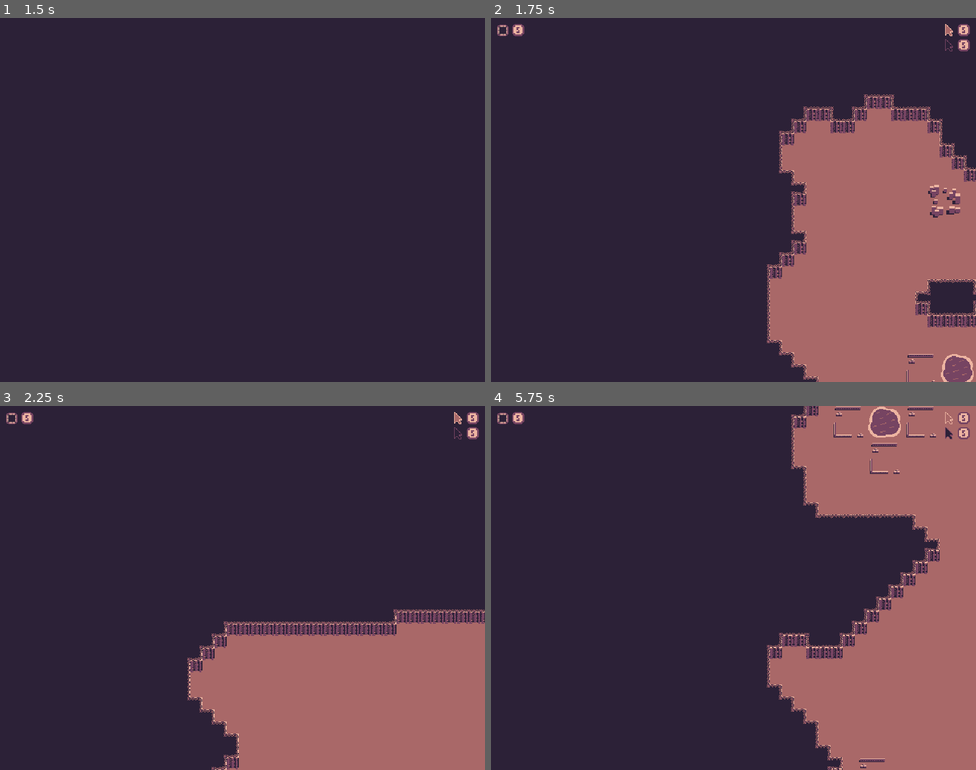
Above: before the commit, frames 1-4 (two rows, left to right).
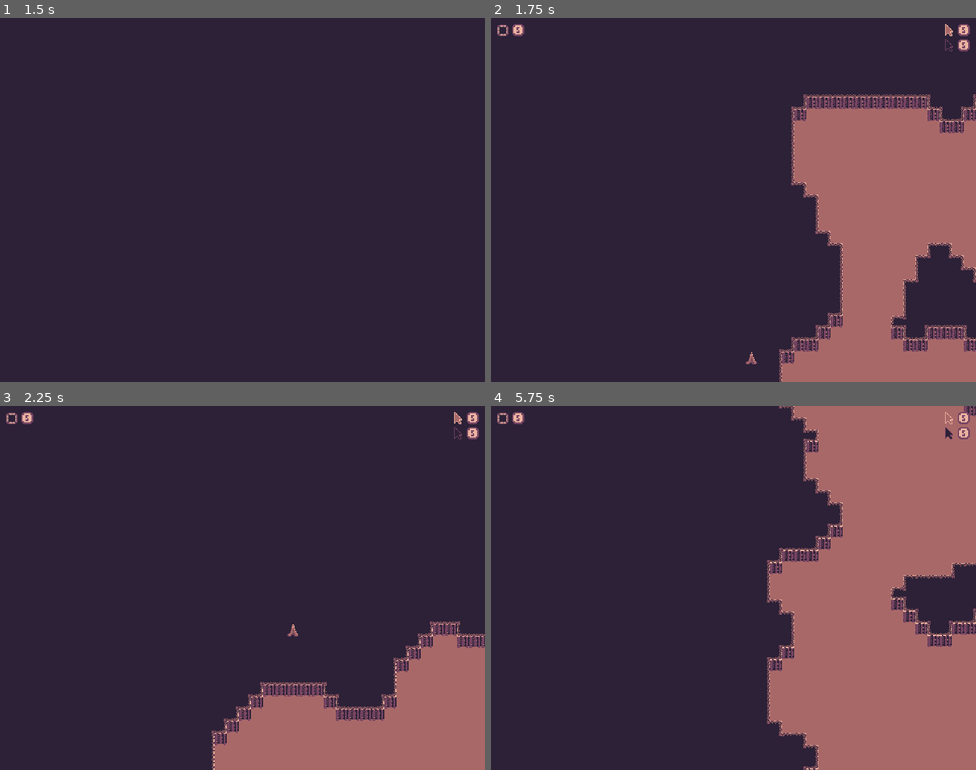
Above: after the commit, the same moments.

Repository: nikolawhallon/data-wars
Game: Godot game, scene res://scenes/app.tscn
Same seed, same stepped clock (60 frames per second), same inputs: the game is played once before the commit and once after it.
Inputs:
- Up to frame 1 (1.5 s): tap Enter at 0.5 s; hold Right (move_right) 0.53-1.28 s; tap B (building) at 0.6 s; tap L (leave) at 0.8, 1.35 s; tap Space at 1.25 s; hold Down (move_down) from 1.28 s (still down)
- Up to frame 2 (1.75 s): keep holding Down (move_down); tap S (single_player) at 1.55 s
- Up to frame 3 (2.25 s): release Down (move_down) at 2.03 s; hold Right (move_right) from 2.03 s (still down); tap S (single_player) at 2.1 s
- Up to frame 4 (5.75 s): tap T (target) at 2.3, 2.85 s; release Right (move_right) at 2.78 s; hold Up (move_up) 2.78-3.53 s; tap U (unit) at 3.05, 3.6 s; tap Enter at 3.5, 5 s; hold Left (move_left) 3.53-5.03 s; tap B (building) at 3.8, 4.35 s; tap Space at 4.25 s; tap L (leave) at 4.55 s; hold Down (move_down) from 5.03 s (still down); tap C (connect) at 5.1 s; tap S (single_player) at 5.3 s

Frame 1 is identical in both runs. In frame 2, 11% of the frame differs, in the area x 52-100%, y 21-100%; in frame 3, 11%; in frame 4, 14%, in the area x 56-100%, y 0-100%.

Commit message:
using net ids everywhere

Diff:
--- a/scenes/app.gd
+++ b/scenes/app.gd
@@ -50,6 +50,12 @@
 				return arena
 	return null
 
+func get_arena_by_match_id(match_id):
+	for arena in $Matches.get_children():
+		if arena.match_id == match_id:
+			return arena
+	return null
+
 func get_peer_ids_for_match(match_id):
 	var peer_ids = []
 	if !matches.has(match_id):
@@ -85,8 +91,8 @@
 
 	if Input.is_action_just_pressed("single_player"):
 		var proto_teams = [
-			{"type": "human", "peer_id": 1, "ready": false},
-			{"type": "computer", "peer_id": 2, "ready": true}, # this feels hacky
+			{"type": "human", "peer_id": 1, "ready": false, "net_id": get_new_net_id()},
+			{"type": "computer", "peer_id": 1, "ready": true, "net_id": get_new_net_id()},
 		]
 
 		var match_id = rng.randi()
@@ -168,6 +174,7 @@
 				"type": "human",
 				"peer_id": waiting_peer_ids.pop_front(),
 				"ready": false,
+				"net_id": get_new_net_id(),
 			})
 
 		var match_id = rng.randi()
@@ -191,13 +198,9 @@
 @rpc("call_local", "reliable")
 func announce_boot_arena(match_id, proto_teams):
 	var arena = load("res://scenes/arena.tscn").instantiate()
-	arena.name = "Arena_%d" % match_id
-	arena.match_id = match_id
+	arena.init(match_id, proto_teams)
 	$Matches.add_child(arena, true)
 	arena.leave_requested.connect(_on_arena_leave_requested.bind(arena))
-
-	for proto_team in proto_teams:
-		arena.announce_team(proto_team["type"], proto_team["peer_id"])
 
 	if multiplayer.is_server():
 		mark_match_ready_for_peer(multiplayer.get_unique_id(), match_id)
@@ -230,15 +233,21 @@
 	var random_seed = matches[match_id]["seed"]
 	matches[match_id]["state"] = "playing"
 
+	# Collect unique peer_ids to avoid duplicate RPCs
+	var peer_ids = []
+	for proto_team in proto_teams:
+		if not peer_ids.has(proto_team["peer_id"]):
+			peer_ids.append(proto_team["peer_id"])
+
 	if DisplayServer.get_name() == "headless":
 		announce_start_match.rpc_id(1, match_id, random_seed)
 
-	for proto_team in proto_teams:
-		announce_start_match.rpc_id(proto_team["peer_id"], match_id, random_seed)
+	for id in peer_ids:
+		announce_start_match.rpc_id(id, match_id, random_seed)
 
 @rpc("call_local", "reliable")
 func announce_start_match(match_id, random_seed):
-	var arena = $Matches.get_node("Arena_%d" % match_id)
+	var arena = get_arena_by_match_id(match_id)
 	arena.announce_play_game(random_seed)
 
 func _on_arena_leave_requested(arena):
@@ -255,12 +264,10 @@
 	leave_match_for_peer(match_id)
 
 func leave_match_for_peer(match_id):
-	var arena_name = "Arena_%d" % match_id
-	if !$Matches.has_node(arena_name):
+	var arena = get_arena_by_match_id(match_id)
+	if arena == null:
 		print("ERROR - arena does not exist for match_id: ", match_id)
 		return
-
-	var arena = $Matches.get_node(arena_name)
 
 	var peer_ids = []
 	for team in NodeUtils.get_nodes_in_group_for_node(arena, "Team"):
@@ -274,12 +281,10 @@
 
 @rpc("call_local", "reliable")
 func announce_leave_match(match_id):
-	var arena_name = "Arena_%d" % match_id
-	if !$Matches.has_node(arena_name):
+	var arena = get_arena_by_match_id(match_id)
+	if arena == null:
 		print("ERROR - arena does not exist for match_id: ", match_id)
 		return
-
-	var arena = $Matches.get_node(arena_name)
 
 	print("Freeing arena for peer id: ", multiplayer.get_unique_id())
 	matches.erase(match_id)
--- a/scenes/arena.gd
+++ b/scenes/arena.gd
@@ -16,27 +16,51 @@
 func _ready() -> void:
 	rng.randomize()
 
+func init(initial_match_id, proto_teams):
+	match_id = initial_match_id
+
+	for proto_team in proto_teams:
+		create_team(proto_team["type"], proto_team["peer_id"], proto_team["net_id"])
+
+func get_local_human_team_net_id():
+	for team in NodeUtils.get_nodes_in_group_for_node(self, "Team"):
+		if team.peer_id == multiplayer.get_unique_id() and team.type == "human":
+			return team.net_id
+	return null
+
 func _process(_delta: float) -> void:
 	if Input.is_action_just_pressed("leave"):
 		emit_signal("leave_requested")
 
 	if state == State.PLAYING and Input.is_action_just_pressed("building"):
-		if multiplayer.is_server():
-			construct_building_for_peer(multiplayer.get_unique_id())
-		else:
-			request_construct_building.rpc_id(1)
+		var team_net_id = get_local_human_team_net_id()
+		if team_net_id != null:
+			if multiplayer.is_server():
+				construct_building_for_team(team_net_id)
+			else:
+				request_construct_building.rpc_id(1, team_net_id)
+		else:
+			print("WARN - no local human team found for building action")
 
 	if state == State.PLAYING and Input.is_action_just_pressed("unit"):
-		if multiplayer.is_server():
-			produce_unit_for_peer(multiplayer.get_unique_id())
-		else:
-			request_produce_unit.rpc_id(1)
+		var team_net_id = get_local_human_team_net_id()
+		if team_net_id != null:
+			if multiplayer.is_server():
+				produce_unit_for_team(team_net_id)
+			else:
+				request_produce_unit.rpc_id(1, team_net_id)
+		else:
+			print("WARN - no local human team found for unit action")
 
 	if state == State.PLAYING and Input.is_action_just_pressed("target"):
-		if multiplayer.is_server():
-			target_for_peer(multiplayer.get_unique_id())
-		else:
-			request_target.rpc_id(1)
+		var team_net_id = get_local_human_team_net_id()
+		if team_net_id != null:
+			if multiplayer.is_server():
+				target_for_team(team_net_id)
+			else:
+				request_target.rpc_id(1, team_net_id)
+		else:
+			print("WARN - no local human team found for target action")
 
 	var liters := 0
 	for water in NodeUtils.get_nodes_in_group_for_node(self, "Water"):
@@ -44,37 +68,32 @@
 
 	if state == State.PLAYING and multiplayer.is_server() and liters == 0:
 		var most_clicks := -1
-		var winner_ids := []
+		var winner_net_ids := []
 
 		for team in NodeUtils.get_nodes_in_group_for_node(self, "Team"):
 			if team.clicks > most_clicks:
 				most_clicks = team.clicks
-				winner_ids = [team.peer_id]
+				winner_net_ids = [team.net_id]
 			elif team.clicks == most_clicks:
-				winner_ids.append(team.peer_id)
+				winner_net_ids.append(team.net_id)
 
 		if DisplayServer.get_name() == "headless":
-			announce_game_over.rpc_id(1, winner_ids)
+			announce_game_over.rpc_id(1, winner_net_ids)
 		for team in NodeUtils.get_nodes_in_group_for_node(self, "Team"):
-			announce_game_over.rpc_id(team.peer_id, winner_ids)
+			announce_game_over.rpc_id(team.peer_id, winner_net_ids)
 
 	if state == State.GAME_OVER and multiplayer.is_server():
 		# yes, this blows everything up all the time, if state is GAME_OVER, this is on purpose
 		blow_everything_up()
 
-@rpc("call_local", "reliable")
-func announce_team(type, peer_id):
-	for team in NodeUtils.get_nodes_in_group_for_node(self, "Team"):
-		if team.peer_id == peer_id:
-			return
-
+func create_team(type, peer_id, net_id):
 	var num_teams = len(NodeUtils.get_nodes_in_group_for_node(self, "Team"))
 
 	var team = load("res://scenes/team.tscn").instantiate()
 	var inverted = false
 	if num_teams % 2 == 1:
 		inverted = true
-	team.init(get_node("/root/App").get_new_net_id(), peer_id, type, inverted)
+	team.init(net_id, peer_id, type, inverted)
 	print("Adding team")
 	add_child(team, true)
 
@@ -101,10 +120,11 @@
 	$UI.init(non_inverted_team, inverted_team)
 
 @rpc("call_local", "reliable")
-func announce_game_over(winner_ids):
+func announce_game_over(winner_net_ids):
 	print("announce_game_over")
 	state = State.GAME_OVER
-	var won = winner_ids.has(multiplayer.get_unique_id())
+	var local_team_net_id = get_local_human_team_net_id()
+	var won = local_team_net_id != null and winner_net_ids.has(local_team_net_id)
 	$UI.show_game_over(won)
 
 func blow_everything_up():
@@ -131,21 +151,17 @@
 		building.queue_free()
 
 @rpc("any_peer", "reliable")
-func request_construct_building():
+func request_construct_building(team_net_id):
 	if not multiplayer.is_server():
 		return
 
-	construct_building_for_peer(multiplayer.get_remote_sender_id())
-
-func construct_building_for_peer(peer_id):
-	var team = null
-	for candidate in NodeUtils.get_nodes_in_group_for_node(self, "Team"):
-		if candidate.peer_id == peer_id:
-			team = candidate
-			break
+	construct_building_for_team(team_net_id)
+
+func construct_building_for_team(team_net_id):
+	var team = get_node("/root/App").get_node_for_net_id(team_net_id)
 
 	if team == null:
-		print("No team for peer ", peer_id)
+		print("ERROR - no team for net_id: ", team_net_id)
 		return
 
 	for site in NodeUtils.get_nodes_in_group_for_node(self, "Site"):
@@ -156,21 +172,17 @@
 		break
 
 @rpc("any_peer", "reliable")
-func request_produce_unit():
+func request_produce_unit(team_net_id):
 	if not multiplayer.is_server():
 		return
 
-	produce_unit_for_peer(multiplayer.get_remote_sender_id())
-
-func produce_unit_for_peer(peer_id):
-	var team = null
-	for candidate in NodeUtils.get_nodes_in_group_for_node(self, "Team"):
-		if candidate.peer_id == peer_id:
-			team = candidate
-			break
+	produce_unit_for_team(team_net_id)
+
+func produce_unit_for_team(team_net_id):
+	var team = get_node("/root/App").get_node_for_net_id(team_net_id)
 
 	if team == null:
-		print("No team for peer ", peer_id)
+		print("ERROR - no team for net_id: ", team_net_id)
 		return
 
 	for data_center in NodeUtils.get_nodes_in_group_for_node(self, "DataCenter"):
@@ -182,21 +194,17 @@
 		break
 
 @rpc("any_peer", "reliable")
-func request_target():
+func request_target(team_net_id):
 	if not multiplayer.is_server():
 		return
 
-	target_for_peer(multiplayer.get_remote_sender_id())
-
-func target_for_peer(peer_id):
-	var team = null
-	for candidate in NodeUtils.get_nodes_in_group_for_node(self, "Team"):
-		if candidate.peer_id == peer_id:
-			team = candidate
-			break
+	target_for_team(team_net_id)
+
+func target_for_team(team_net_id):
+	var team = get_node("/root/App").get_node_for_net_id(team_net_id)
 
 	if team == null:
-		print("No team for peer ", peer_id)
+		print("ERROR - no team for net_id: ", team_net_id)
 		return
 
 	for spam_bot in NodeUtils.get_nodes_in_group_for_node(self, "SpamBot"):
--- a/scenes/data_center.gd
+++ b/scenes/data_center.gd
@@ -95,3 +95,7 @@
 	$UnitTimer.start()
 
 	return "Successfully started building unit"
+
+func _exit_tree():
+	if net_id != -1:
+		get_node("/root/App").net_nodes.erase(net_id)
--- a/scenes/data_center.tscn
+++ b/scenes/data_center.tscn
@@ -7,7 +7,7 @@
 [ext_resource type="Texture2D" uid="uid://dsikft8sgunqv" path="res://assets/data_center/data_center_producing_2.png" id="5_ha7m5"]
 [ext_resource type="Texture2D" uid="uid://my8r3cmagknf" path="res://assets/data_center/data_center_producing_3.png" id="6_ryyxn"]
 [ext_resource type="Texture2D" uid="uid://bt0ymt5vysj7y" path="res://assets/data_center/data_center_producing_4.png" id="7_gh7pg"]
-[ext_resource type="PackedScene" uid="uid://c4op0islxnvi6" path="res://scenes/match_visibility.tscn" id="8_3elua"]
+[ext_resource type="PackedScene" uid="uid://c4op0islxnvi6" path="res://scenes/helpers/match_visibility.tscn" id="8_3elua"]
 
 [sub_resource type="SpriteFrames" id="SpriteFrames_57g4l"]
 animations = [{
--- a/scenes/explosion.gd
+++ b/scenes/explosion.gd
@@ -18,3 +18,7 @@
 		return
 
 	queue_free()
+
+func _exit_tree():
+	if net_id != -1:
+		get_node("/root/App").net_nodes.erase(net_id)
--- a/scenes/explosion.tscn
+++ b/scenes/explosion.tscn
@@ -6,7 +6,7 @@
 [ext_resource type="Texture2D" uid="uid://dy71ythy4ef3b" path="res://assets/explosion/explosion_4.png" id="4_cun36"]
 [ext_resource type="Texture2D" uid="uid://cnp0uodtecgtw" path="res://assets/explosion/explosion_5.png" id="5_vk406"]
 [ext_resource type="Script" uid="uid://den7uq7tr8cq" path="res://scenes/explosion.gd" id="6_xfoey"]
-[ext_resource type="PackedScene" uid="uid://c4op0islxnvi6" path="res://scenes/match_visibility.tscn" id="7_v8gpv"]
+[ext_resource type="PackedScene" uid="uid://c4op0islxnvi6" path="res://scenes/helpers/match_visibility.tscn" id="7_v8gpv"]
 
 [sub_resource type="SpriteFrames" id="SpriteFrames_4jttm"]
 animations = [{
--- a/scenes/match_visibility.tscn
+++ b/scenes/helpers/match_visibility.tscn
@@ -1,6 +1,6 @@
 [gd_scene format=3 uid="uid://c4op0islxnvi6"]
 
-[ext_resource type="Script" uid="uid://c4udtt5lkxg3" path="res://scenes/match_visibility.gd" id="1_8ysdj"]
+[ext_resource type="Script" uid="uid://c4udtt5lkxg3" path="res://scenes/helpers/match_visibility.gd" id="1_8ysdj"]
 
 [node name="MatchVisibility" type="Node" unique_id=1055588141]
 script = ExtResource("1_8ysdj")
--- a/scenes/mine.gd
+++ b/scenes/mine.gd
@@ -10,3 +10,7 @@
 func _ready():
 	var app = get_node("/root/App")
 	app.register_net_node(net_id, self)
+
+func _exit_tree():
+	if net_id != -1:
+		get_node("/root/App").net_nodes.erase(net_id)
--- a/scenes/mine.tscn
+++ b/scenes/mine.tscn
@@ -2,7 +2,7 @@
 
 [ext_resource type="Texture2D" uid="uid://ck6legrrr4md1" path="res://assets/mine.png" id="1_kqr42"]
 [ext_resource type="Script" uid="uid://kwquxmtmypy3" path="res://scenes/mine.gd" id="2_m55k0"]
-[ext_resource type="PackedScene" uid="uid://c4op0islxnvi6" path="res://scenes/match_visibility.tscn" id="3_m55k0"]
+[ext_resource type="PackedScene" uid="uid://c4op0islxnvi6" path="res://scenes/helpers/match_visibility.tscn" id="3_m55k0"]
 
 [sub_resource type="RectangleShape2D" id="RectangleShape2D_m55k0"]
 size = Vector2(48, 48)
--- a/scenes/site.gd
+++ b/scenes/site.gd
@@ -12,3 +12,7 @@
 func _ready():
 	var app = get_node("/root/App")
 	app.register_net_node(net_id, self)
+
+func _exit_tree():
+	if net_id != -1:
+		get_node("/root/App").net_nodes.erase(net_id)
--- a/scenes/site.tscn
+++ b/scenes/site.tscn
@@ -2,7 +2,7 @@
 
 [ext_resource type="Texture2D" uid="uid://brjpokv68o0rx" path="res://assets/site.png" id="1_t7a5y"]
 [ext_resource type="Script" uid="uid://5jlnhegkr3bb" path="res://scenes/site.gd" id="2_khdqb"]
-[ext_resource type="PackedScene" uid="uid://c4op0islxnvi6" path="res://scenes/match_visibility.tscn" id="3_mcs7x"]
+[ext_resource type="PackedScene" uid="uid://c4op0islxnvi6" path="res://scenes/helpers/match_visibility.tscn" id="3_mcs7x"]
 
 [sub_resource type="SceneReplicationConfig" id="SceneReplicationConfig_khdqb"]
 properties/0/path = NodePath(".:position")
--- a/scenes/spam_bot.gd
+++ b/scenes/spam_bot.gd
@@ -77,3 +77,7 @@
 	if global_position.distance_to(actual_target_position) < 16:
 		target_net_id = -1
 		target_position = Vector2.ZERO
+
+func _exit_tree():
+	if net_id != -1:
+		get_node("/root/App").net_nodes.erase(net_id)
--- a/scenes/spam_bot.tscn
+++ b/scenes/spam_bot.tscn
@@ -6,7 +6,7 @@
 [ext_resource type="Texture2D" uid="uid://dt4duwbafrdqw" path="res://assets/spam_bot/spam_bot_2.png" id="4_hwjvk"]
 [ext_resource type="Texture2D" uid="uid://wy063i0su6kl" path="res://assets/spam_bot/spam_bot_3.png" id="5_ffl8a"]
 [ext_resource type="Texture2D" uid="uid://crm7rdab02hec" path="res://assets/spam_bot/spam_bot_4.png" id="6_mrc8k"]
-[ext_resource type="PackedScene" uid="uid://c4op0islxnvi6" path="res://scenes/match_visibility.tscn" id="7_hwjvk"]
+[ext_resource type="PackedScene" uid="uid://c4op0islxnvi6" path="res://scenes/helpers/match_visibility.tscn" id="7_hwjvk"]
 
 [sub_resource type="SpriteFrames" id="SpriteFrames_7n53c"]
 animations = [{
--- a/scenes/team.gd
+++ b/scenes/team.gd
@@ -54,3 +54,7 @@
 
 func is_local_human():
 	return type == "human" and peer_id == multiplayer.get_unique_id()
+
+func _exit_tree():
+	if net_id != -1:
+		get_node("/root/App").net_nodes.erase(net_id)
--- a/scenes/team.tscn
+++ b/scenes/team.tscn
@@ -1,7 +1,7 @@
 [gd_scene format=3 uid="uid://q1xyygateqac"]
 
 [ext_resource type="Script" uid="uid://cesoi4rv7uoyi" path="res://scenes/team.gd" id="1_hisic"]
-[ext_resource type="PackedScene" uid="uid://c4op0islxnvi6" path="res://scenes/match_visibility.tscn" id="2_jn8yb"]
+[ext_resource type="PackedScene" uid="uid://c4op0islxnvi6" path="res://scenes/helpers/match_visibility.tscn" id="2_jn8yb"]
 
 [sub_resource type="SceneReplicationConfig" id="SceneReplicationConfig_hisic"]
 properties/0/path = NodePath(".:data")
--- a/scenes/transmission_tower.gd
+++ b/scenes/transmission_tower.gd
@@ -23,3 +23,7 @@
 	var team = get_node("/root/App").get_node_for_net_id(body.team_net_id)
 	team.clicks += 1
 	body.queue_free()
+
+func _exit_tree():
+	if net_id != -1:
+		get_node("/root/App").net_nodes.erase(net_id)
--- a/scenes/transmission_tower.tscn
+++ b/scenes/transmission_tower.tscn
@@ -3,7 +3,7 @@
 [ext_resource type="Script" uid="uid://dbytbevm1bbtr" path="res://scenes/transmission_tower.gd" id="1_fpcqo"]
 [ext_resource type="Texture2D" uid="uid://d1lbvbylfs2k6" path="res://assets/transmission_tower/transmission_tower_1.png" id="2_u3xvk"]
 [ext_resource type="Texture2D" uid="uid://bmg1g83f8bc7o" path="res://assets/transmission_tower/transmission_tower_2.png" id="3_onnm2"]
-[ext_resource type="PackedScene" uid="uid://c4op0islxnvi6" path="res://scenes/match_visibility.tscn" id="4_onnm2"]
+[ext_resource type="PackedScene" uid="uid://c4op0islxnvi6" path="res://scenes/helpers/match_visibility.tscn" id="4_onnm2"]
 
 [sub_resource type="SpriteFrames" id="SpriteFrames_4i1r2"]
 animations = [{
--- a/scenes/water.gd
+++ b/scenes/water.gd
@@ -29,3 +29,7 @@
 		frame = 1
 
 	return consumed
+
+func _exit_tree():
+	if net_id != -1:
+		get_node("/root/App").net_nodes.erase(net_id)
--- a/scenes/water.tscn
+++ b/scenes/water.tscn
@@ -5,7 +5,7 @@
 [ext_resource type="Script" uid="uid://r8dfiebwt1x8" path="res://scenes/water.gd" id="2_p1n2c"]
 [ext_resource type="Texture2D" uid="uid://k28h030e0pph" path="res://assets/water/water_3.png" id="3_4pb3l"]
 [ext_resource type="Texture2D" uid="uid://dyobib556uqjn" path="res://assets/water/water_4.png" id="4_htah3"]
-[ext_resource type="PackedScene" uid="uid://c4op0islxnvi6" path="res://scenes/match_visibility.tscn" id="6_xgdjl"]
+[ext_resource type="PackedScene" uid="uid://c4op0islxnvi6" path="res://scenes/helpers/match_visibility.tscn" id="6_xgdjl"]
 
 [sub_resource type="SpriteFrames" id="SpriteFrames_a35vf"]
 animations = [{
Renamed: scenes/match_visibility.gd -> scenes/helpers/match_visibility.gd
Renamed: scenes/match_visibility.gd.uid -> scenes/helpers/match_visibility.gd.uid
